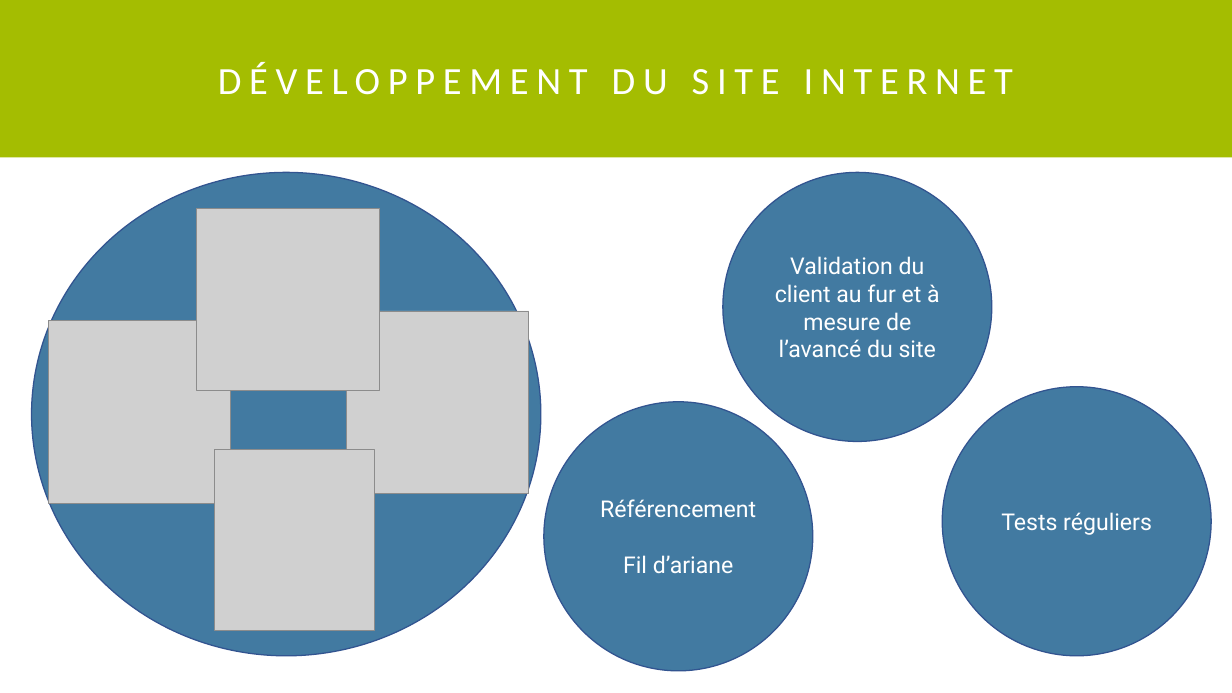
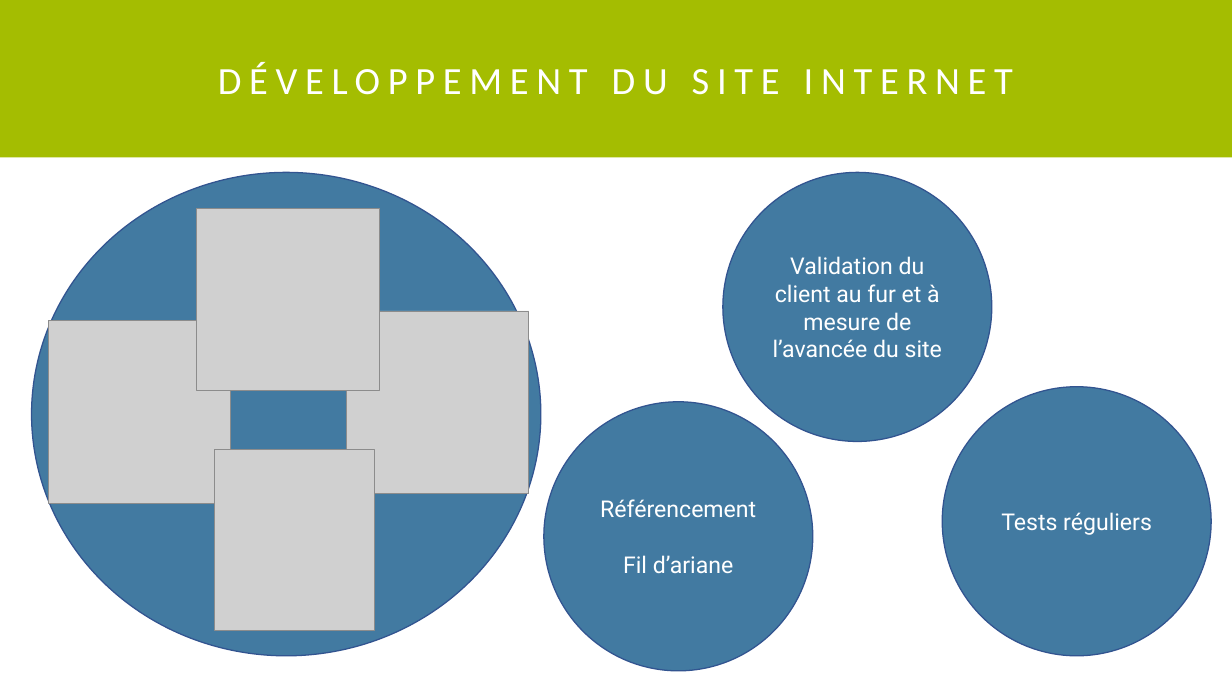
Before and after one commit to matteokeole/Sunpower, a slide deck: slide 7 of Docs techniques/Présentation.pptx. Drawn at 1232x693 pixels with LibreOffice and Linux fonts; fonts in the diff are those of the drawing; grey boxes stand for pictures. Boxes give left, top, right and bottom in pixels: in the first picture for what was removed or moved away, otherwise in the second. Text is boxed around its words. In the diff, an @@ line names an element or a change of style, - is before the commit and + after.

```diff
--- a/Docs techniques/Présentation.pptx
+++ b/Docs techniques/Présentation.pptx
@@ text in ellipse at (x1=773, y1=256, x2=942, y2=357): text changed @@
-Validation du client au fur et à mesure de l’avancé du site
+Validation du client au fur et à mesure de l’avancée du site
```
Also in this commit, not shown: 1 other slide changed.
